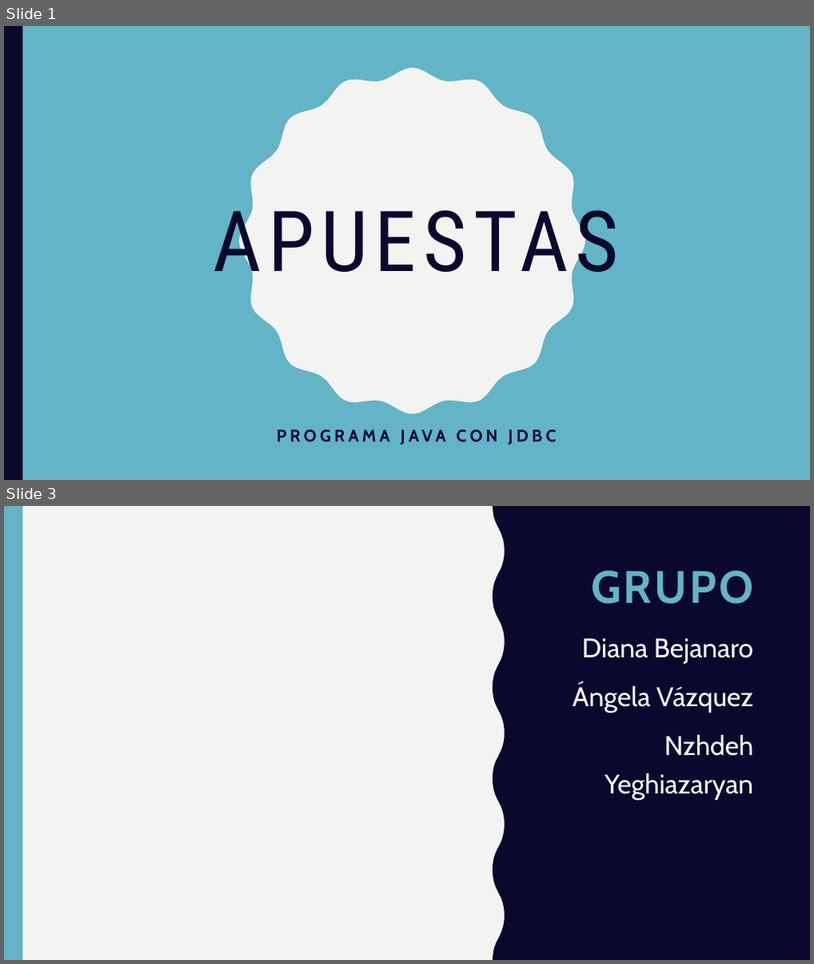
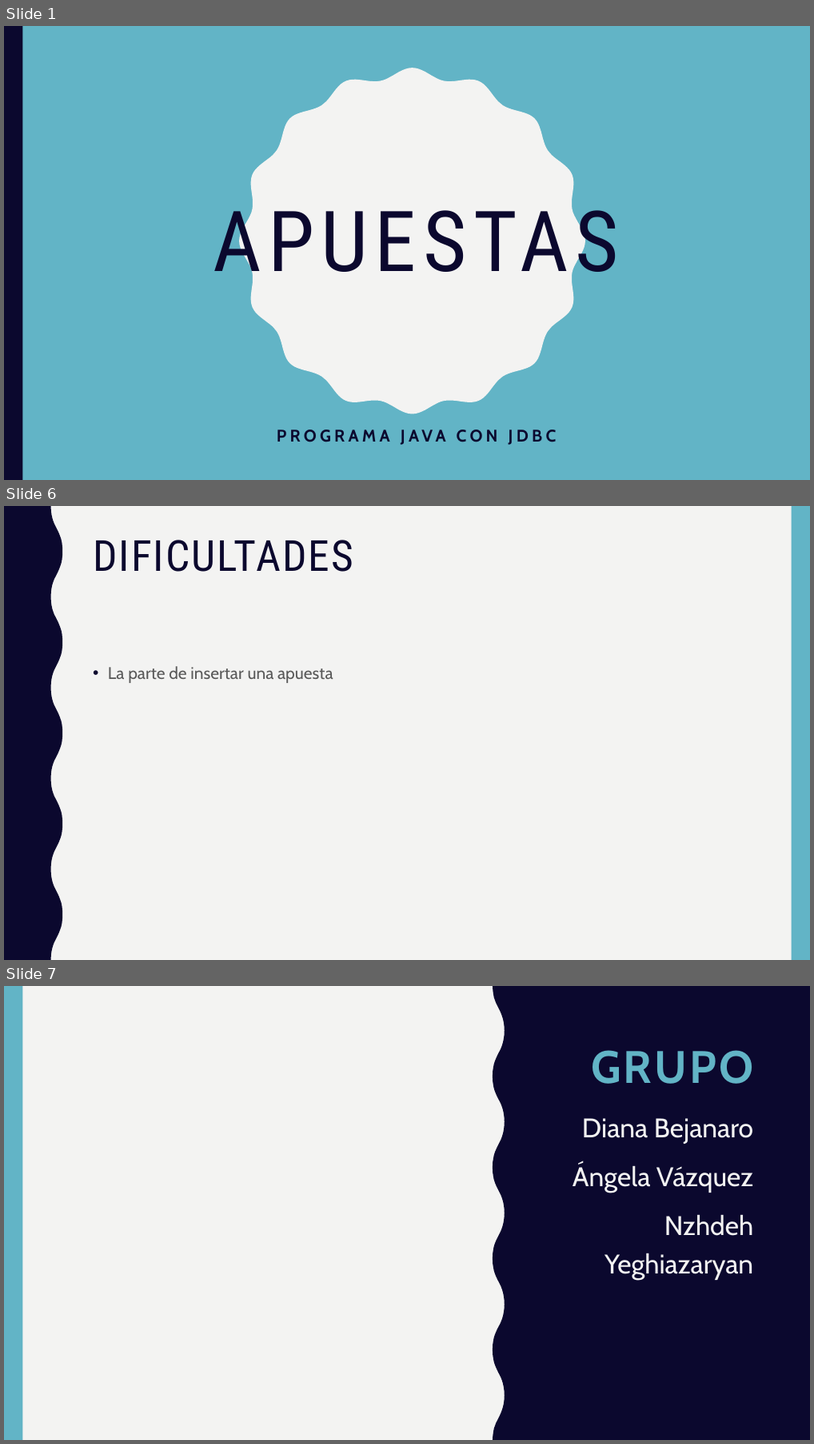
Before and after one commit to randomkwiz/ejercicioApuestasJDBC, a slide deck: ApuestasJDBC.pptx. Shown one above the other, each under a label of ours: slides 1 and 3 before the commit, slides 1, 6 and 7 after it; the slides between them are not shown. The pictures are 814x964 and 814x1444 pixels, drawn with LibreOffice and Linux fonts; fonts in the diff are those of the drawing. Boxes give left, top, right and bottom in pixels: in the first picture for what was removed or moved away, otherwise in the second. Text is boxed around its words. In the diff, an @@ line names an element or a change of style, - is before the commit and + after.

Commit message:
actualizacion
falta pulir funcionalidad insertar apuesta

```diff
--- a/ApuestasJDBC.pptx
+++ b/ApuestasJDBC.pptx
@@ slide 6 added at bbox=[4, 506, 810, 960], background #F3F3F2 @@
@@ freeform shape added at bbox=[4, 506, 62, 960], fill #0B082E @@
@@ rectangle added at bbox=[792, 506, 810, 960], fill #62B4C6 @@
@@ title added at bbox=[93, 540, 354, 572], 51 pt, text #0B082E @@
+DIFICULTADES
@@ text added at bbox=[108, 666, 333, 683], 20 pt, text #595959 @@
+• La parte de insertar una apuesta
@@ what was slide 3 is now slide 7 @@
```
Also in this commit, not shown: 1 slide changed, 3 other slides added, 2 other files.
